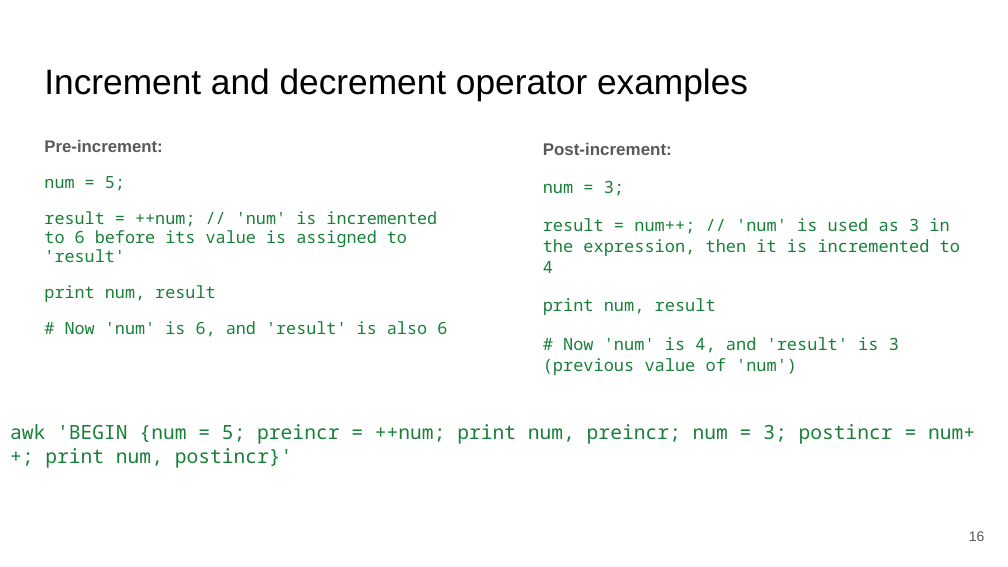
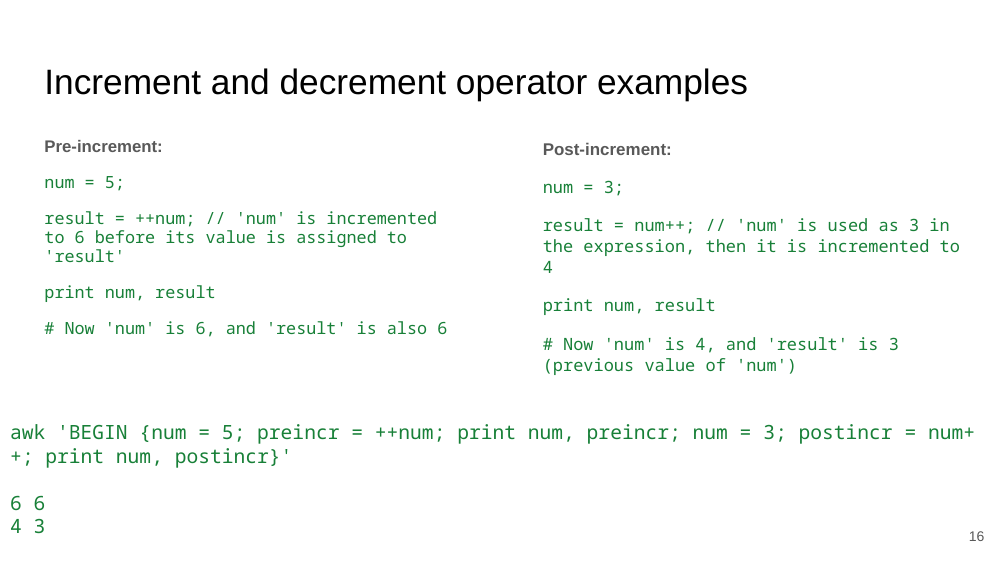
Before and after one commit to luuloi/AppliedBioinformatics2023, a slide deck: slide 16 of Lecture1/Slide/Comprehensive_AWK.pptx. Drawn at 1008x567 pixels with LibreOffice and Linux fonts; fonts in the diff are those of the drawing. Boxes give left, top, right and bottom in pixels: in the first picture for what was removed or moved away, otherwise in the second. Text is boxed around its words. In the diff, an @@ line names an element or a change of style, - is before the commit and + after.

```diff
--- a/Lecture1/Slide/Comprehensive_AWK.pptx
+++ b/Lecture1/Slide/Comprehensive_AWK.pptx
@@ text at <box>10,495,46,534</box>: paragraphs added @@
+6 6
+4 3
```
Also in this commit, not shown: 7 other slides changed.
